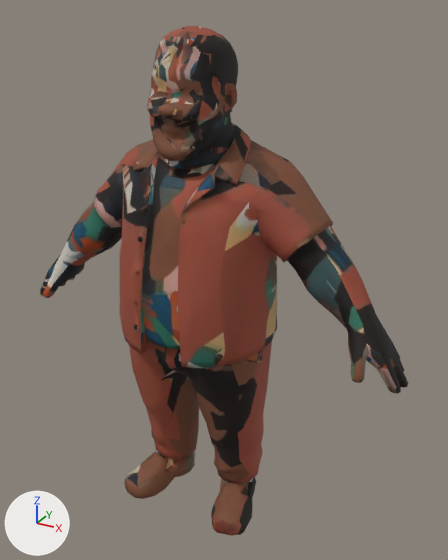
The glTF model public/models/people/pattern-shirt-man.glb as it was, and as the next commit left it.
Before and after are seen from a camera (50 mm lens) standing at (1.016, -1.653, 1.748) and looking at (0.074, 0.061, 0.891). Lighting does not change. The marker at lower left points along +X, +Y and +Z. The picture after the commit comes second. Where no turn or scale is listed for an object, it has been applied to the vertices. Vertices at exactly the same position are counted once.

In view in the first picture: 'char1.001'.
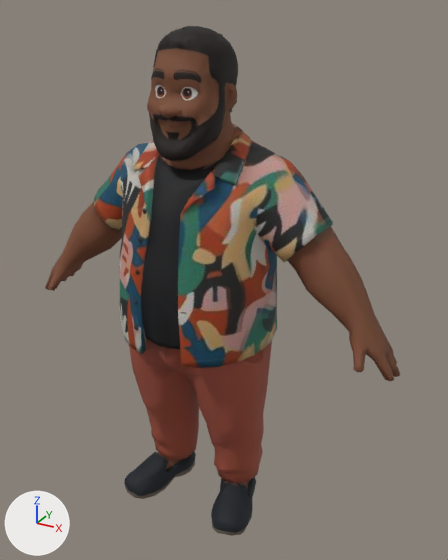
Location of each change, [x1, y1, x2, y2] in pixels of the pictures (448 x 560 px; the box of a moved part takes in the faces that stretch with it):
```json
{"object": "char1.001", "change": "reshaped", "before": [40, 26, 408, 536], "after": [45, 26, 400, 536]}
{"part": 1, "of": "me_char1_001", "change": "moved or reshaped", "before": [40, 30, 408, 499], "after": [45, 30, 400, 499]}
{"part": 2, "of": "me_char1_001", "change": "surface changed", "before": [83, 26, 398, 536], "after": [83, 26, 391, 536]}
```

Edits to the scene script, one JSON object a line:
```json
{"block": "me_char1_001", "where": "# used by ob_char1_001; location = (0.0, 0.0, 0.0)"}
{"op": "remove", "block": "me_char1_001", "code": "me_char1_001.from_pydata(...)  # 2267 vertices, 4498 faces; spans x -0.73..0.73, y -0.23..0.23, z 0.0..1.7"}
{"op": "add", "block": "me_char1_001", "code": "me_char1_001.from_pydata(...)  # 2267 vertices, 4498 faces; spans x -0.71..0.71, y -0.23..0.23, z 0.0..1.7"}
{"block": "me_char1_001", "change": "me_char1_001 part 1: 44 vertices moved from x -0.72..0.72, y -0.11..0.15, z 0.69..1.69 to x -0.7..0.69, y -0.11..0.15, z 0.72..1.69; 262 vertices removed from x -0.73..0.73, y -0.22..0.16, z 0.02..1.68; 262 vertices added at x -0.71..0.71, y -0.22..0.17, z 0.01..1.69"}
{"block": "me_char1_001", "change": "me_char1_001 part 2: 3493 kept faces spanning x -0.65..0.69, y -0.23..0.23, z 0.0..1.7 get new texture (UV) coordinates"}
```
